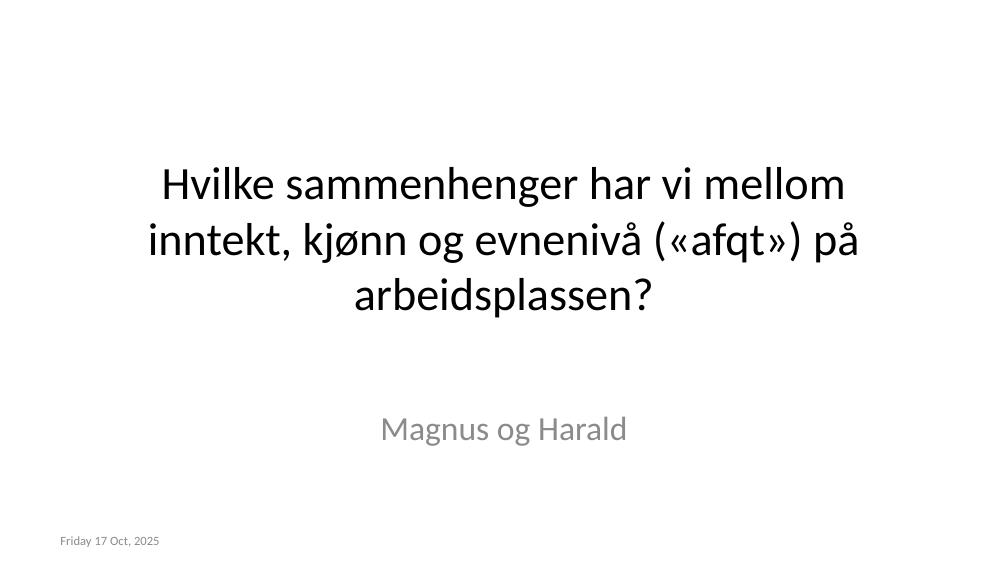
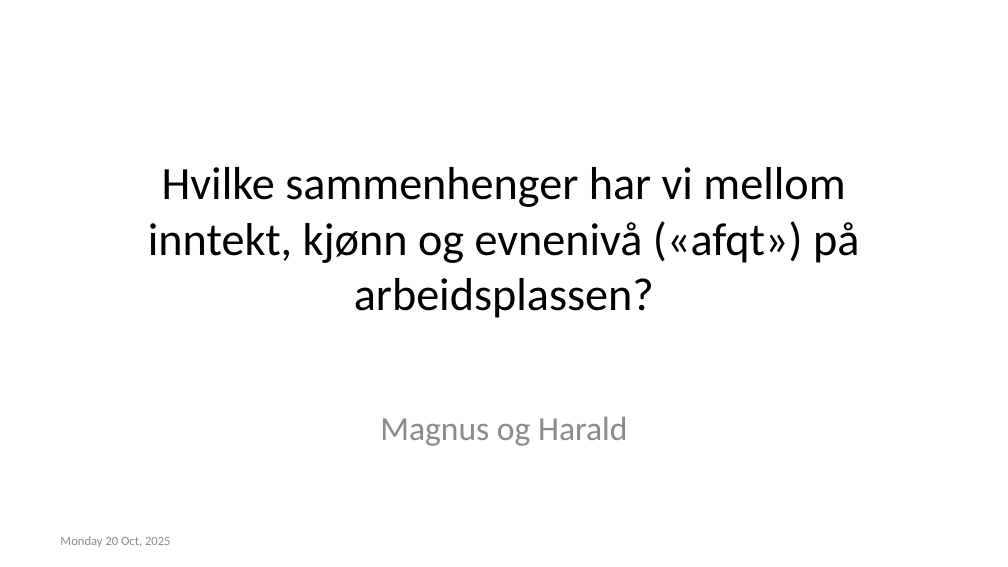
Before and after one commit to H-Vika/MSB105-Assign-2, a slide deck: slide 1 of MSB105 assign 2 presentasjon.pptx. Drawn at 1008x567 pixels with LibreOffice and Linux fonts; fonts in the diff are those of the drawing. Boxes give left, top, right and bottom in pixels: in the first picture for what was removed or moved away, otherwise in the second. Text is boxed around its words. In the diff, an @@ line names an element or a change of style, - is before the commit and + after.

Commit message:
gjort ferdig foilene frem til sammenhenger foilen.

```diff
--- a/MSB105 assign 2 presentasjon.pptx
+++ b/MSB105 assign 2 presentasjon.pptx
@@ text at box(60, 536, 171, 547): text changed @@
-Friday 17 Oct, 2025
+Monday 20 Oct, 2025
```
Also in this commit, not shown: 2 other slides changed, 8 slides removed, 3 other files.
